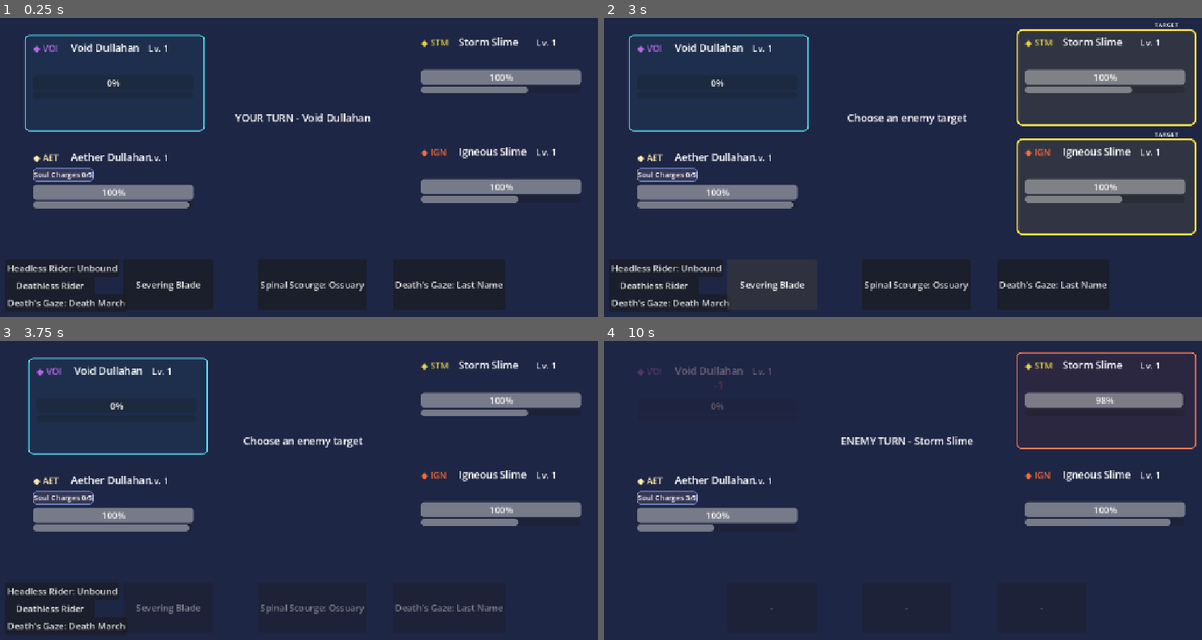
Above: before the commit, frames 1-4 (two rows, left to right).
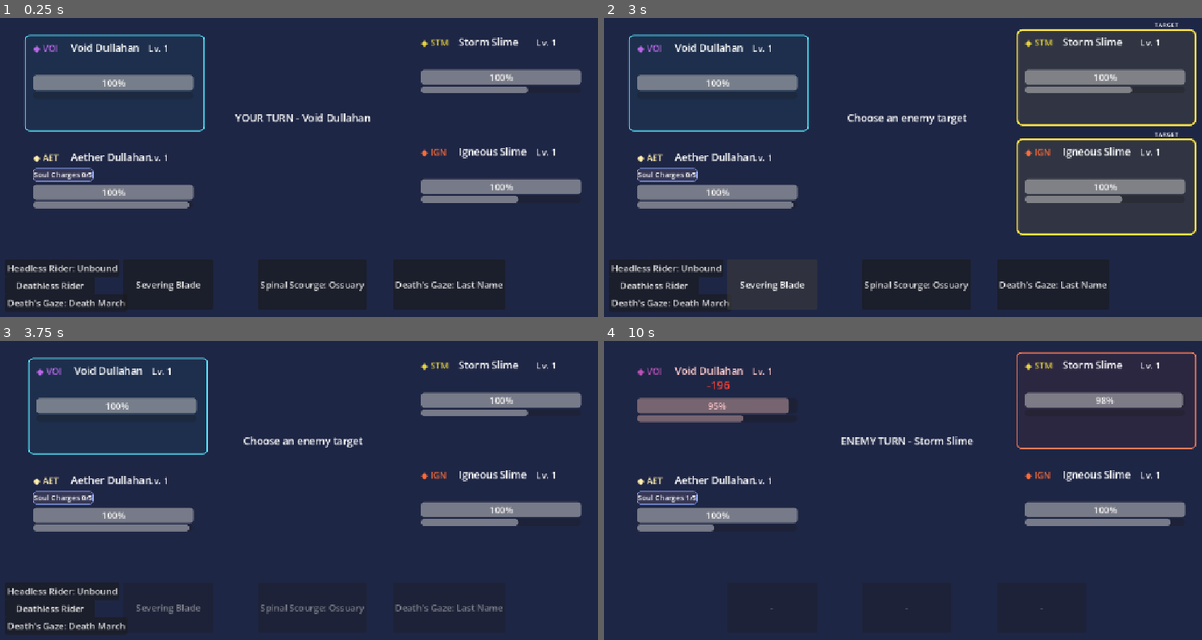
Above: after the commit, the same moments.

Repository: Akharyuu/monster-rpg
Game: Godot game, scene res://scenes/battle/battle_screen.tscn
The game is run twice, just before and just after one commit, with the same random seed, the same clock (stepped at 60 frames per second) and the same inputs.
Inputs (mouse positions are in pixels of both pictures, inside the frame that each line leads up to):
- Up to frame 1 (0.25 s): no input
- Up to frame 2 (3 s): click "Headless Rider: Unbound" at 0.5 s; click "Deathless Rider" at 1.25 s; click "Death's Gaze: Death March" at 2 s; click "Severing Blade" at 2.75 s
- Up to frame 3 (3.75 s): click (502, 400) at 3.52 s
- Up to frame 4 (10 s): click "Spinal Scourge: Ossuary" at 4.25 s; click "Soul Vessel: Requiem" at 5 s; click "Soulpiercer: Ascension" at 5.75 s; click "Beyond the Veil: Convergence" at 6.5 s; click (1106, 400) at 7.27 s; click "Soul Vessel: Requiem" at 8 s; click "Severing Blade" at 8.75 s; tap Enter at 9.5 s

The runs differ from the first frame. In frame 1, 1.5% of the frame differs, in the area x 5-33%, y 18-25%; in frame 2, 1.5%; in frame 3, 1.5%; in frame 4, 2.2%, in the area x 5-31%, y 8-54%.

Commit message:
Restore normal Void Dullahan test starting health

Diff:
--- a/godot/scenes/battle/battle_screen.gd
+++ b/godot/scenes/battle/battle_screen.gd
@@ -62,13 +62,10 @@
     ]
 
     # Temporary resonance-test setup only.
-    # Enemies are damage sponges and Void Dullahan starts near death
-    # so Soul Recall can be tested without a long setup.
+    # Enemies are damage sponges so long resonance rotations are easy to test.
     for enemy in enemies:
         enemy.max_health = 100000
         enemy.health = enemy.max_health
-
-    allies[1].health = 1
 
     battle_controller = BattleControllerScript.new()
     battle_controller.setup(
